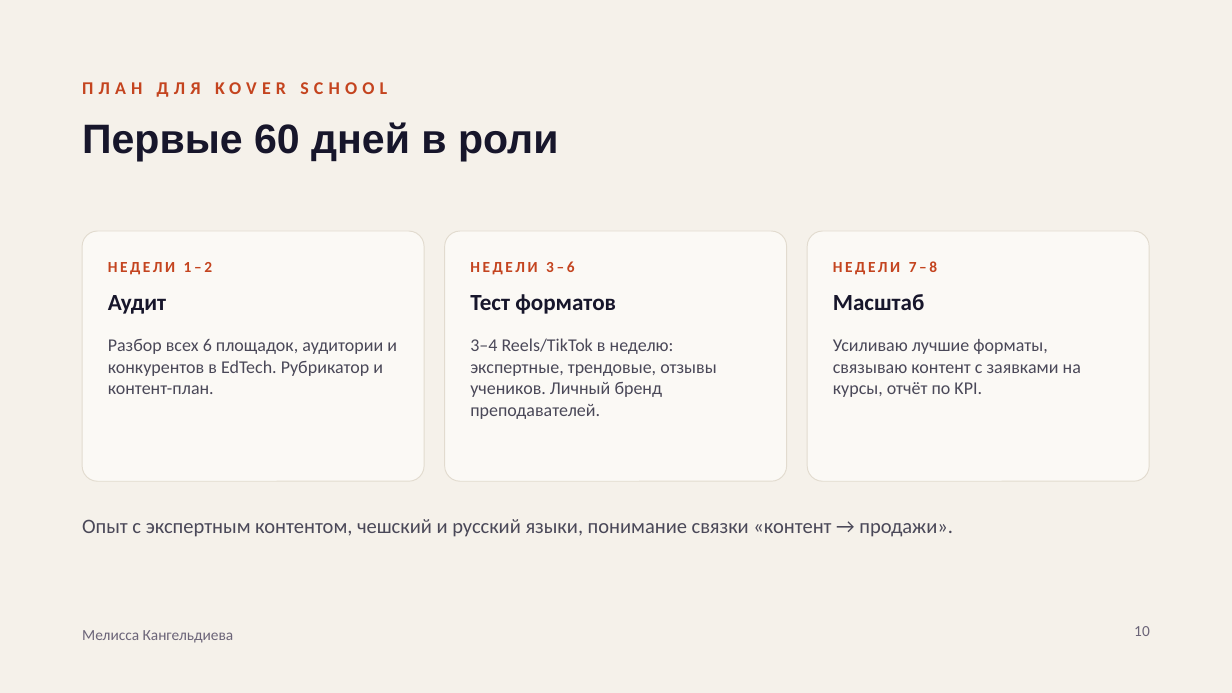
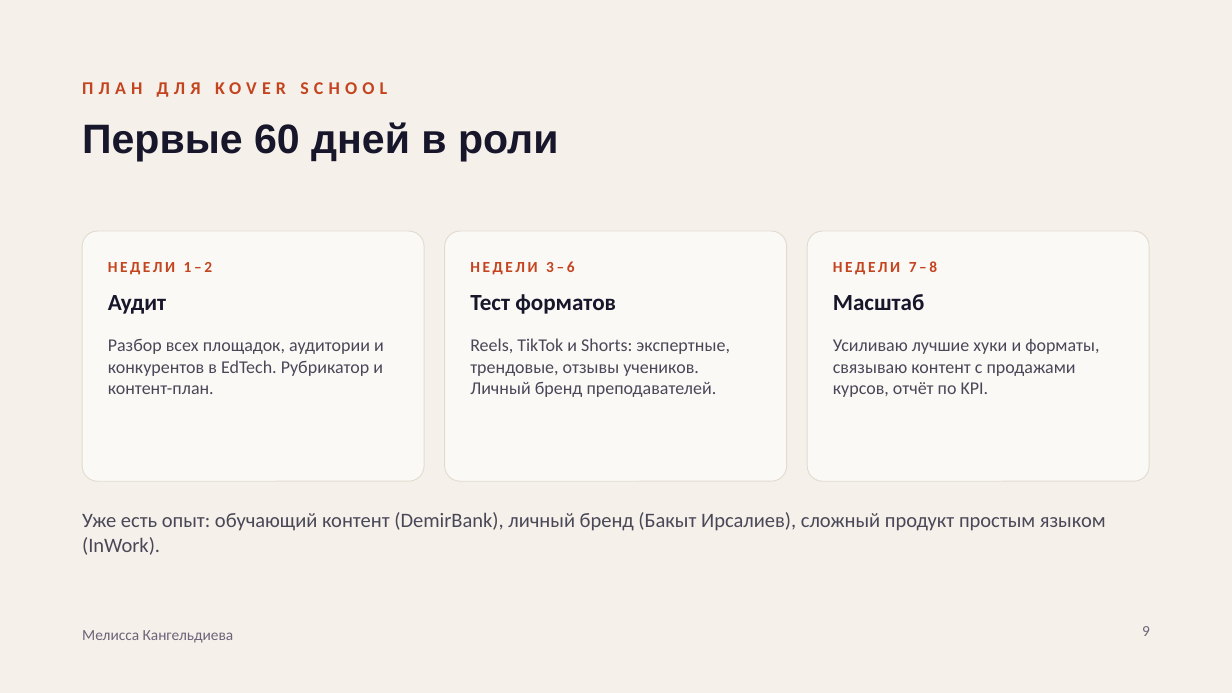
Before and after one commit to grosserschmid-wq/forexample, a slide deck: slide 9 of presentation/Kangeldieva_SMM.pptx (slide 10 before the commit). Drawn at 1232x693 pixels with LibreOffice and Linux fonts; fonts in the diff are those of the drawing. Boxes give left, top, right and bottom in pixels: in the first picture for what was removed or moved away, otherwise in the second. Text is boxed around its words. In the diff, an @@ line names an element or a change of style, - is before the commit and + after.

```diff
--- a/presentation/Kangeldieva_SMM.pptx
+++ b/presentation/Kangeldieva_SMM.pptx
@@ text at [108,339,384,394]: text changed @@
-Разбор всех 6 площадок, аудитории и конкурентов в EdTech. Рубрикатор и контент-план.
+Разбор всех площадок, аудитории и конкурентов в EdTech. Рубрикатор и контент-план.
@@ text at [470,338,729,397]: text changed @@
-3–4 Reels/TikTok в неделю: экспертные, трендовые, отзывы учеников. Личный бренд преподавателей.
+Reels, TikTok и Shorts: экспертные, трендовые, отзывы учеников. Личный бренд преподавателей.
@@ text at [833,339,1099,397]: text changed @@
-Усиливаю лучшие форматы, связываю контент с заявками на курсы, отчёт по KPI.
+Усиливаю лучшие хуки и форматы, связываю контент с продажами курсов, отчёт по KPI.
@@ text at [82,512,1106,555]: text changed @@
-Опыт с экспертным контентом, чешский и русский языки, понимание связки «контент → продажи».
+Уже есть опыт: обучающий контент (DemirBank), личный бренд (Бакыт Ирсалиев), сложный продукт простым языком (InWork).
@@ page number at [1142,626,1150,636]: text changed @@
-10
+9
```
Also in this commit, not shown: 2 other slides changed, 7 slides added, 8 slides removed, 2 other files.
